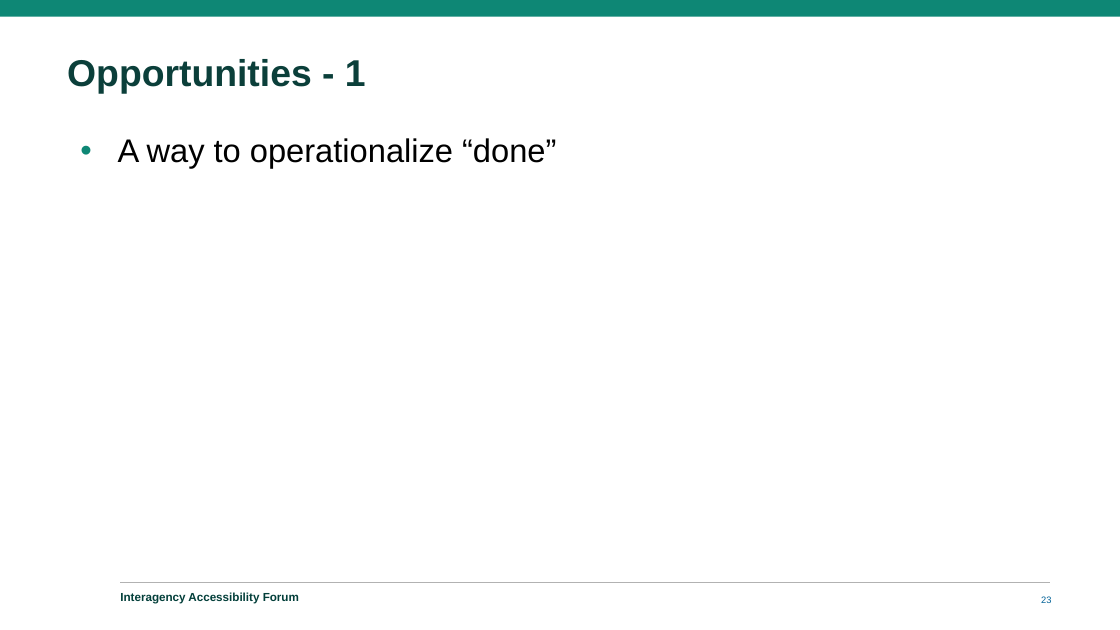
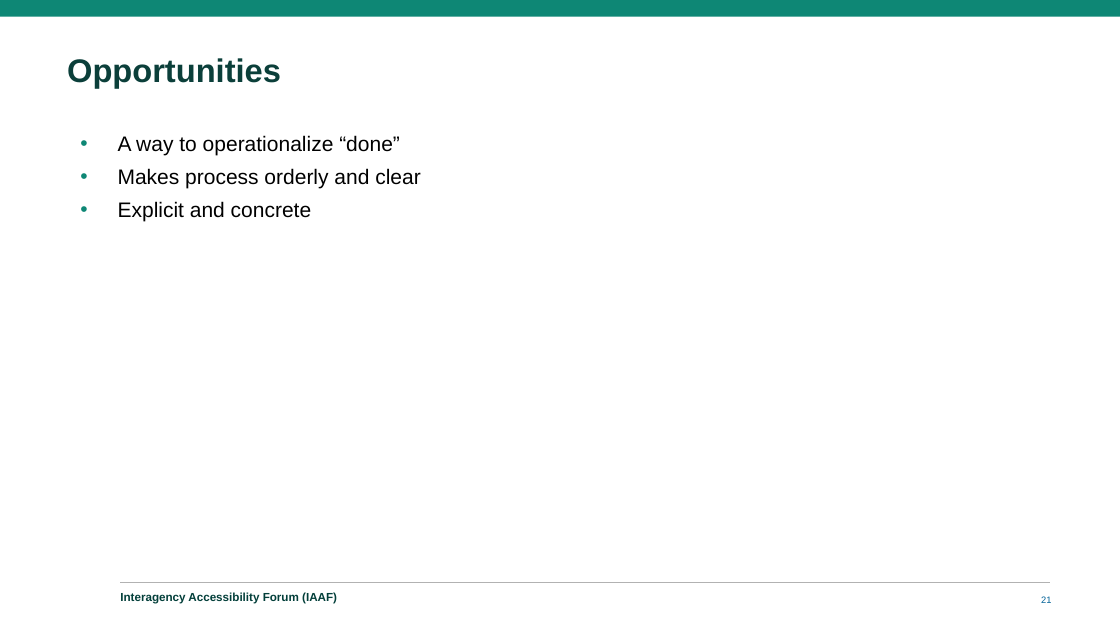
Before and after one commit to GSA/Section508.gov, a slide deck: slide 21 of assets/files/iaaf/2025/IAAF-2025-Project-Managing-Accessibility-Compliance.pptx (slide 23 before the commit). Drawn at 1120x630 pixels with LibreOffice and Linux fonts; fonts in the diff are those of the drawing; background and template pictures are left out. Boxes give left, top, right and bottom in pixels: in the first picture for what was removed or moved away, otherwise in the second. Text is boxed around its words. In the diff, an @@ line names an element or a change of style, - is before the commit and + after.

Commit message:
Update IAAF files, PM List

```diff
--- a/assets/files/iaaf/2025/IAAF-2025-Project-Managing-Accessibility-Compliance.pptx
+++ b/assets/files/iaaf/2025/IAAF-2025-Project-Managing-Accessibility-Compliance.pptx
@@ title at bbox=[67, 58, 281, 88]: text changed; size 32 to 28 pt @@
-Opportunities - 1
+Opportunities
@@ text at bbox=[118, 135, 400, 155]: size 28 to 18 pt in "A way to operationalize “done”" @@
@@ text at bbox=[118, 168, 421, 222]: paragraphs added @@
+• Makes process orderly and clear
+• Explicit and concrete
@@ text at bbox=[120, 592, 337, 604]: text changed @@
-Interagency Accessibility Forum
+Interagency Accessibility Forum (IAAF)
@@ page number at bbox=[1041, 596, 1051, 603]: text changed @@
-23
+21
```
Also in this commit, not shown: 17 other slides changed, 4 slides added, 7 slides removed, 2 other files.
